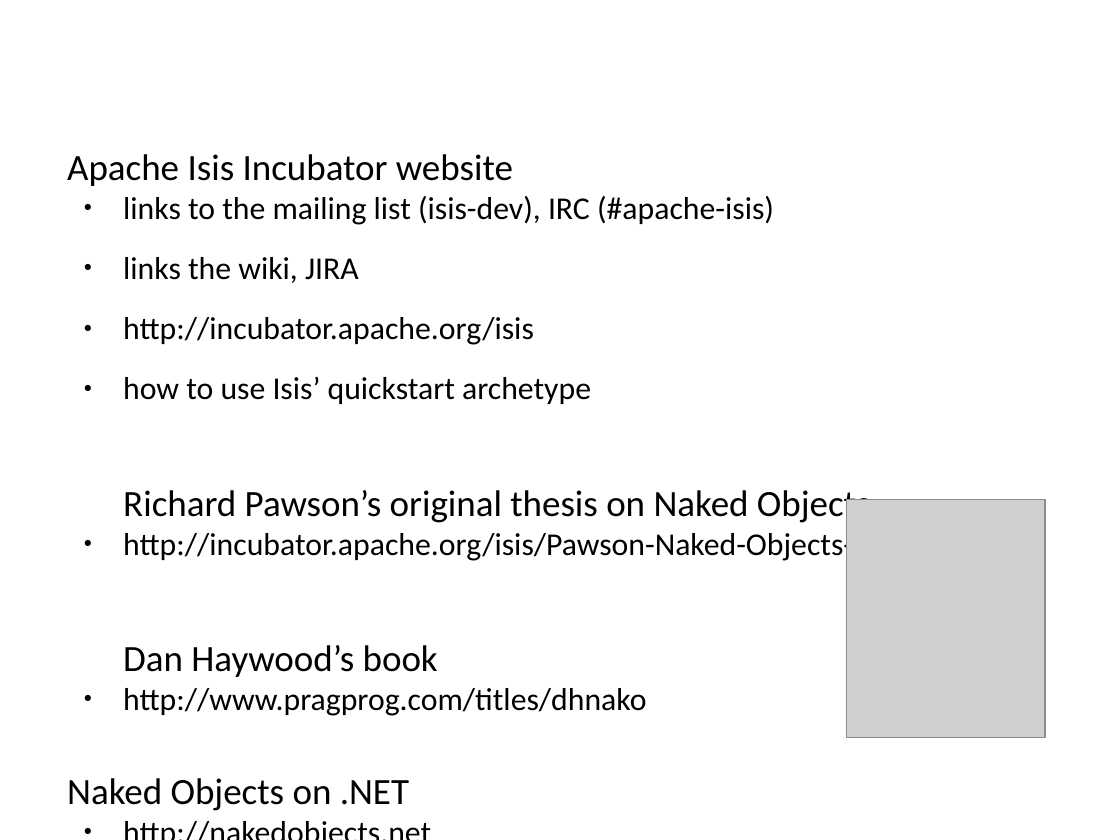
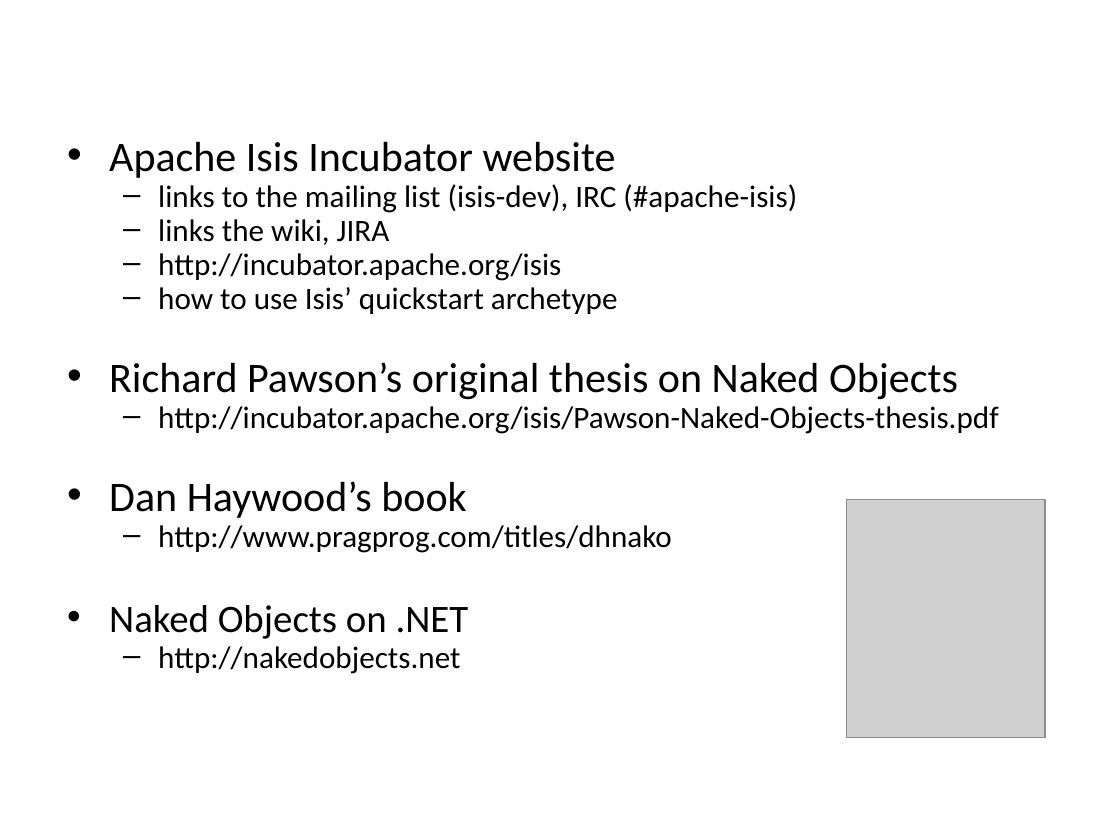
Before and after one commit to apache/causeway, a slide deck: slide 9 of src/site/resources/presentations/IntroducingApacheIsis.odp. Drawn at 1120x840 pixels with LibreOffice and Linux fonts; fonts in the diff are those of the drawing; grey boxes stand for pictures; background and template pictures are left out. Boxes give left, top, right and bottom in pixels: in the first picture for what was removed or moved away, otherwise in the second. Text is boxed around its words. In the diff, an @@ line names an element or a change of style, - is before the commit and + after.

```diff
--- a/src/site/resources/presentations/IntroducingApacheIsis.odp
+++ b/src/site/resources/presentations/IntroducingApacheIsis.odp
@@ text "Apache Isis Incubator website" at [109, 141, 999, 674]: size 23.8 to 27 pt in "Apache Isis Incubator website", "Richard Pawson’s original thesis on Naked Objects", "Dan Haywood’s book"; size 20.4 to 20 pt in "links to the mailing list (isis-dev), IRC ...", "links the wiki, JIRA", "http://incubator.apache.org/isis", "how to use Isis’ quickstart archetype" and 3 more places; size 23.8 to 25 pt in "Naked Objects on .NET"; bullet none to •; line spacing 1 to 0.7; more space between paragraphs; bullet ● to –; list level 1 to 2 in "links to the mailing list ..."; list level 1 to 2 in "links the wiki, JIRA"; list level 1 to 2 in "http://incubator.apache.org/isis"; list level 1 to 2 in "how to use Isis’ quickstart ..."; list level 1 to 2 in "http://incubator.apache.org/isis/Pawson-Naked-Objects-thesis ..."; list level 1 to 2 in "http://www.pragprog.com/titles/dhnako"; list level 1 to 2 in "http://nakedobjects.net" @@
```
Also in this commit, not shown: 5 other slides changed, 3 slides added, 14 other files.
